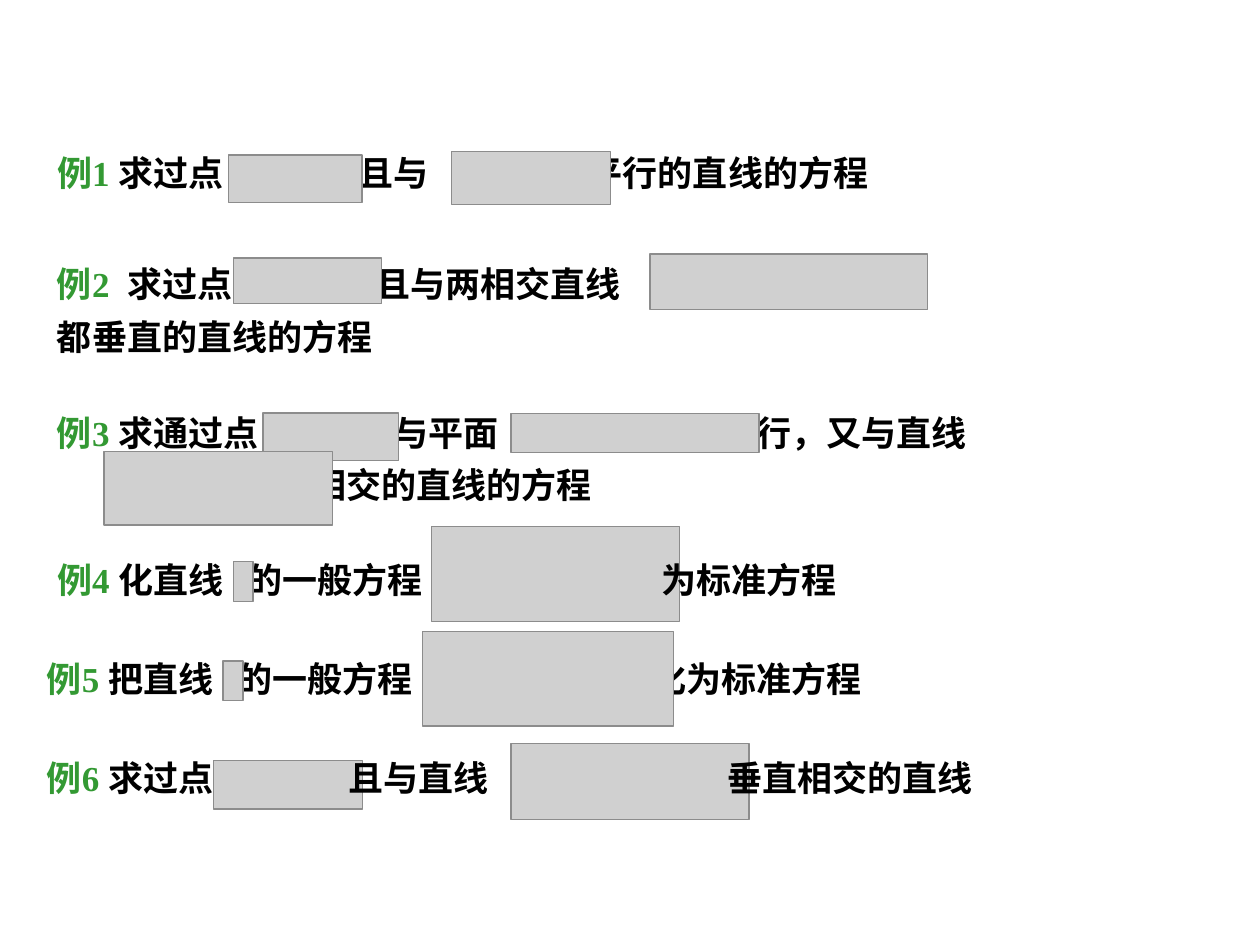
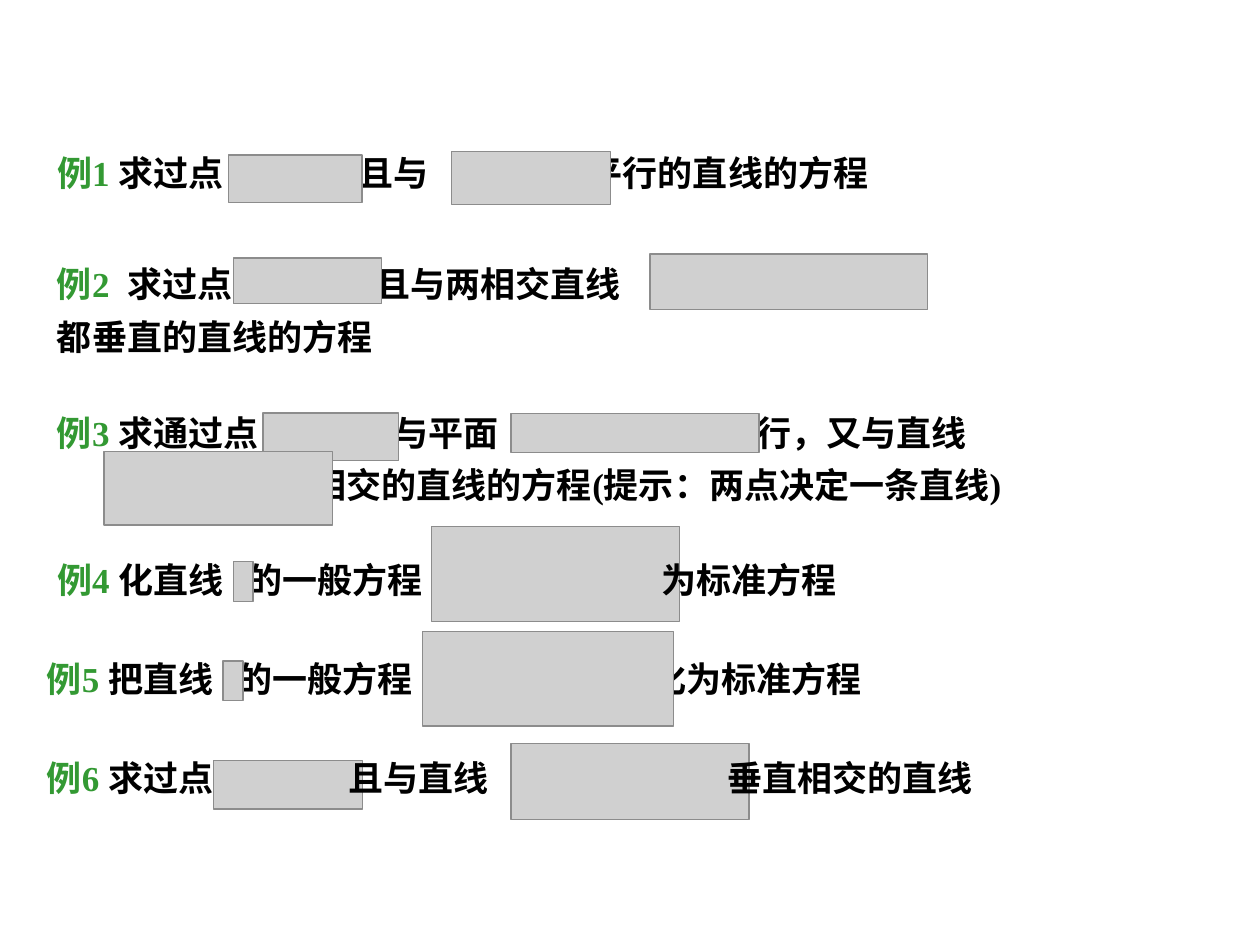
Before and after one commit to weihuayi/class, a slide deck: slide 7 of analyticgeometry/PPT/3-4.ppt. Drawn at 1260x945 pixels with LibreOffice and Linux fonts; fonts in the diff are those of the drawing; grey boxes stand for pictures; background and template pictures are left out. Boxes give left, top, right and bottom in pixels: in the first picture for what was removed or moved away, otherwise in the second. Text is boxed around its words. In the diff, an @@ line names an element or a change of style, - is before the commit and + after.

```diff
--- a/analyticgeometry/PPT/3-4.ppt
+++ b/analyticgeometry/PPT/3-4.ppt
@@ text at [311,463,1001,508]: text changed @@
-相交的直线的方程
+相交的直线的方程(提示：两点决定一条直线)
```
Also in this commit, not shown: 1 other slide changed.
